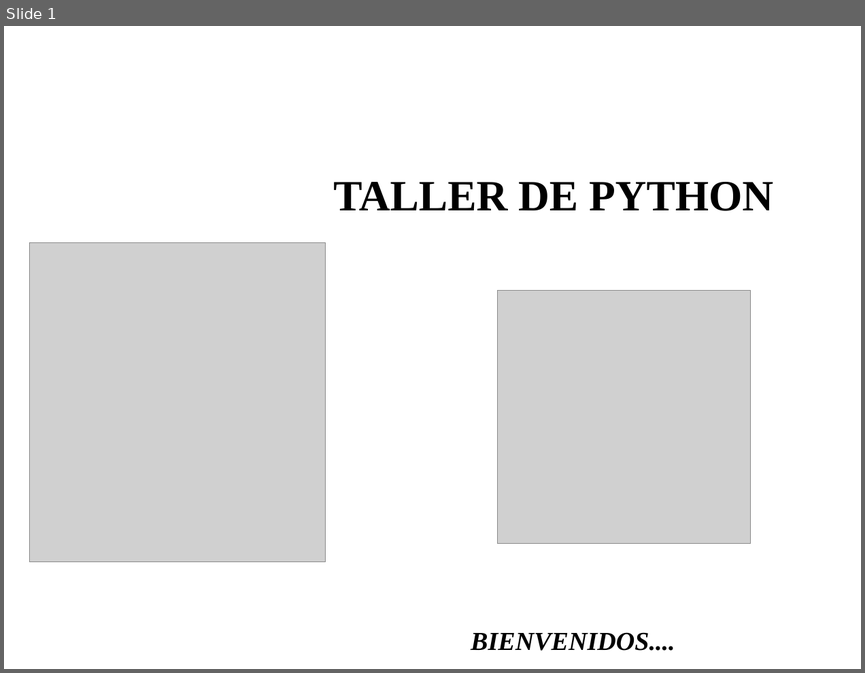
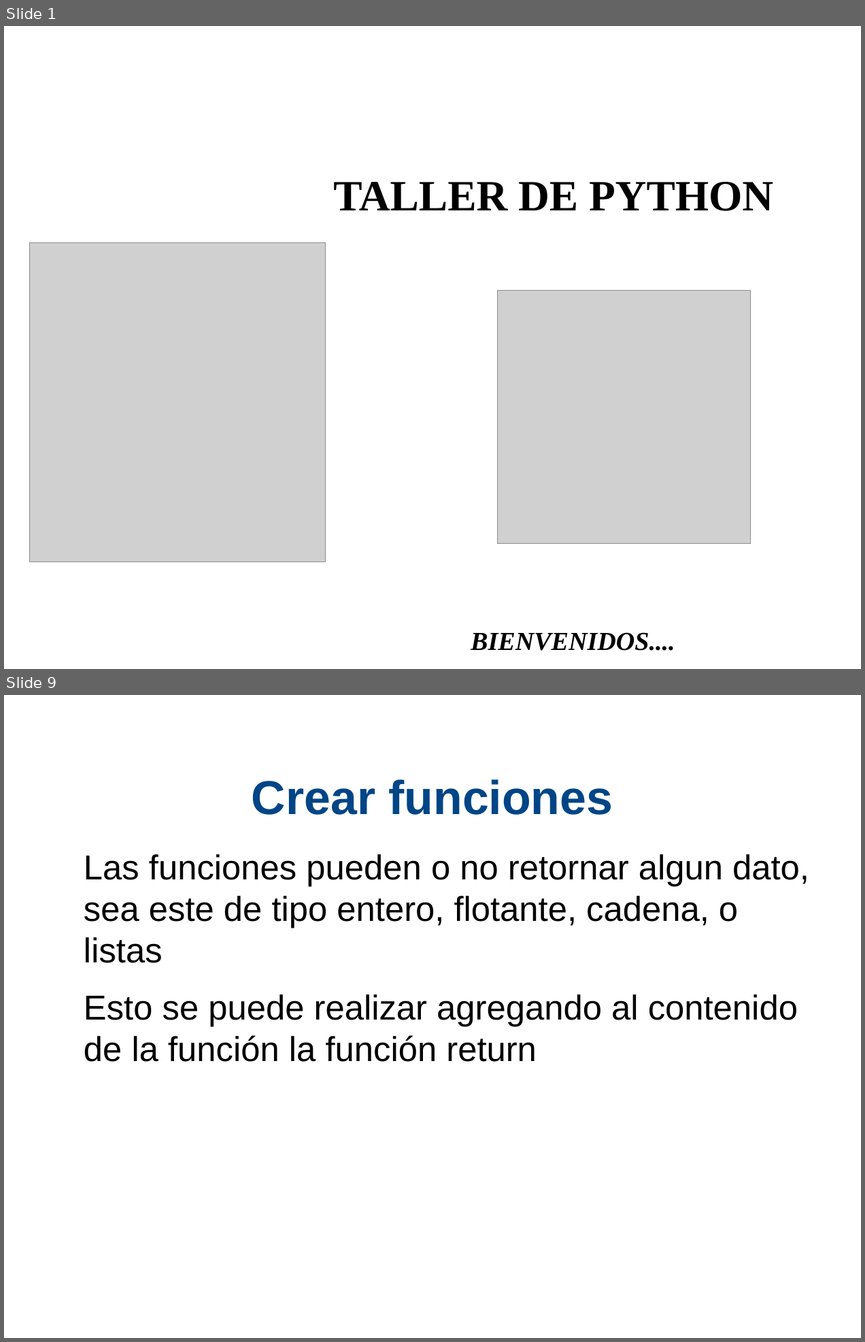
Before and after one commit to xDavidPM/Taller-Python, a slide deck: Python diapositiva dia 2.odp. Shown one above the other, each under a label of ours: slide 1 before the commit, slides 1 and 9 after it; the slides between them are not shown. The pictures are 865x673 and 865x1342 pixels, drawn with LibreOffice and Linux fonts; fonts in the diff are those of the drawing; grey boxes stand for pictures; background and template pictures are left out. Boxes give left, top, right and bottom in pixels: in the first picture for what was removed or moved away, otherwise in the second. Text is boxed around its words. In the diff, an @@ line names an element or a change of style, - is before the commit and + after.

```diff
--- a/Python diapositiva dia 2.odp
+++ b/Python diapositiva dia 2.odp
@@ slide 9 added at [4,695,861,1338], background #FFFFFF @@
@@ title added at [252,779,613,815], 44 pt, text #004586, bold @@
+Crear funciones
@@ text added at [84,854,809,1062], 32 pt, text #000000 @@
+Las funciones pueden o no retornar algun dato, sea este de tipo entero, flotante, cadena, o listas
+Esto se puede realizar agregando al contenido de la función la función return
```
Also in this commit, not shown: 1 slide changed, 13 other slides added, 3 other files.
